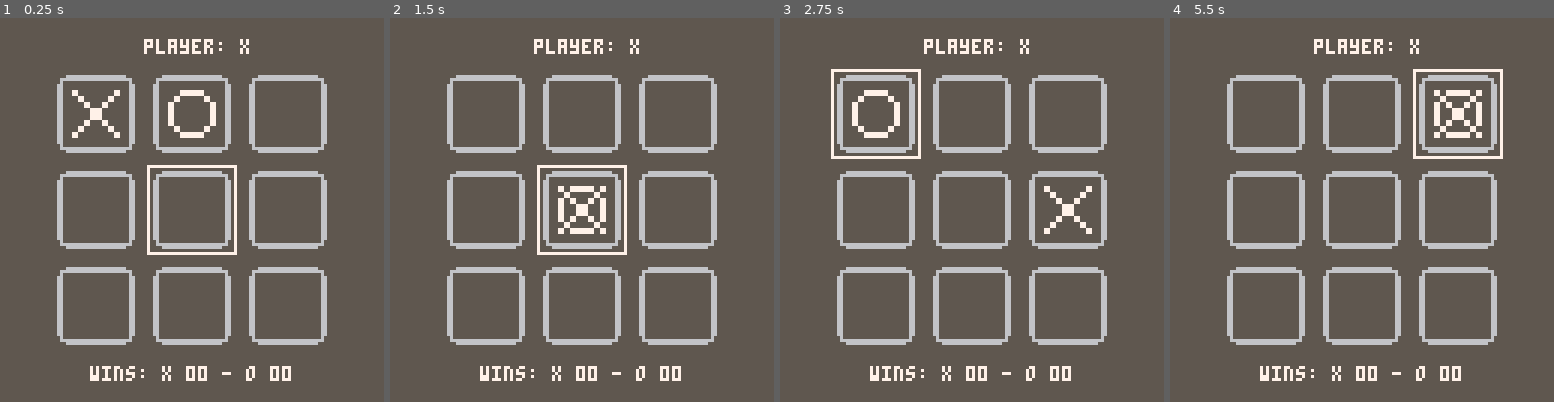
Above: before the commit, frames 1-4 (left to right).
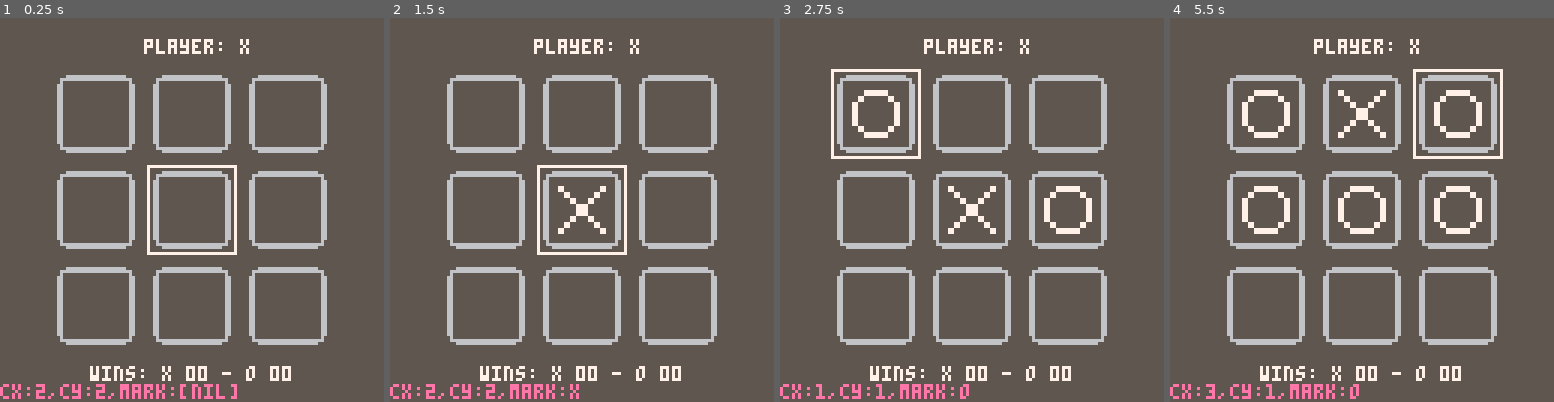
Above: after the commit, the same moments.

Repository: apa64/try-pico8
Game: PICO-8 cartridge tictactoe1.p8
Same seed, same stepped clock (60 frames per second), same inputs: the game is played once before the commit and once after it.
Inputs:
- Up to frame 1 (0.25 s): no input
- Up to frame 2 (1.5 s): tap X (X key) at 0.33, 1.07 s; tap O (Z key) at 0.7 s
- Up to frame 3 (2.75 s): hold Right 1.6-2.1 s; tap O (Z key) at 1.7, 2.1, 2.5 s; tap X (X key) at 1.85 s; hold Up 2.15-2.42 s; hold Right from 2.47 s (still down)
- Up to frame 4 (5.5 s): tap O (Z key) every 0.4 s from 2.9 to 5.3 s; tap X (X key) at 2.97, 4.08, 5.2 s; release Right at 3.03 s; hold Left 3.08-3.58 s; hold Down 3.63-3.97 s; hold Right 4.02-4.68 s; hold Up 4.73-5.03 s; hold Left from 5.08 s (still down)

The runs differ from the first frame. In frame 1, 1.8% of the frame differs, in the area x 0-62%, y 18-100%; in frame 2, 1.1%; in frame 3, 1.8%; in frame 4, 3.4%, in the area x 0-82%, y 18-100%.

Commit message:
game field table and movement done

Diff:
--- a/tictactoe1.p8
+++ b/tictactoe1.p8
@@ -6,7 +6,7 @@
 
 -- todo:
 -- title screen with instructions
--- 3x3 playing field cell matrix table
+-- function(s) to manage the field
 -- game state:
 --   select_cell
 --     --> check_valid
@@ -14,79 +14,110 @@
 --     --> change_player
 --       --> select_cell
 
--- cells:
+-- cursor cell
+local cursor_x = 2
+local cursor_y = 2
+
+-- width/height of a cell
+local cell_width = 32
+-- playing field
+local field = {}
+-- field coords
 -- 16,16 48,16 80,16
 -- 16,48 48,48 80,48
 -- 16,80 48,80 80,80
--- sprite x: 56,0
--- sprite o: 64,0
-
-cell_width = 32
-o_screen_x = 48
-o_screen_y = 16
-x_screen_x = 16
-x_screen_y = 16
+-- top right of first cell
+local field_x0 = 16
+local field_y0 = 16
+-- top right of last cell
+local field_x1 = field_x0 + 2*cell_width
+local field_y1 = field_y0 + 2*cell_width
 
 function _init()
-  selected_x = 1
-  selected_y = 1
-end
-
-function _update()
-  if btnp(0) then
-    selected_x = (selected_x - 1) % 3
-  end
-  if btnp(1) then
-    selected_x = (selected_x + 1) % 3
-  end
-  if btnp(2) then
-    selected_y = (selected_y - 1) % 3
-  end
-  if btnp(3) then
-    selected_y = (selected_y + 1) % 3
-  end
-  selected_screen_x = 16 + selected_x*cell_width
-  selected_screen_y = 16 + selected_y*cell_width
-  if (btnp(4)) then
-    o_screen_x = selected_screen_x
-    o_screen_y = selected_screen_y
-  end
-  if (btnp(5)) then
-    x_screen_x = selected_screen_x
-    x_screen_y = selected_screen_y
+  -- init 3x3 field with coords
+  for x = field_y0, field_y1, cell_width do
+    row = {}
+    for y = field_x0, field_x1, cell_width do
+      local cell = {}
+      cell.x = x
+      cell.y = y
+      cell.mark = nil -- nil, x, o
+      add(row, cell)
+    end
+    add(field, row)
   end
 end
 
+-->8
+-- ###################### update
+
+function _update()
+  -- move cursor
+  if btnp(0) then
+    cursor_x = (cursor_x - 1) % 4
+    if (cursor_x == 0) cursor_x = 3
+  end
+  if btnp(1) then
+    cursor_x = (cursor_x + 1) % 4
+    if (cursor_x == 0) cursor_x = 1
+  end
+  if btnp(2) then
+    cursor_y = (cursor_y - 1) % 4
+    if (cursor_y == 0) cursor_y = 3
+  end
+  if btnp(3) then
+    cursor_y = (cursor_y + 1) % 4
+    if (cursor_y == 0) cursor_y = 1
+  end
+  -- select the coords under box
+  if (btnp(4)) then
+    field[cursor_x][cursor_y]["mark"] = "o"
+  end
+  if (btnp(5)) then
+    field[cursor_x][cursor_y]["mark"] = "x"
+  end
+end
+
+-->8
+-- ######################## draw
+
 function _draw()
   cls(5)
+  -- playing field
   map(0, 0, 16, 16, 12, 12)
+  -- ui texts
   print("player: x", 48, 7, 7)
   print("wins: x 00 - o 00", 30, 116, 7)
-  sspr(56, 0, 8, 8, x_screen_x + 8, x_screen_y + 8, 16, 16)
-  sspr(64, 0, 8, 8, o_screen_x + 8, o_screen_y + 8, 16, 16)
 
-  rect(selected_screen_x + 1,selected_screen_y + 1, selected_screen_x + cell_width - 2, selected_screen_y + cell_width - 2, 7)
-
+  draw_field()
+  draw_cursor()
+  -- debug
+  print("cx:"..cursor_x..",cy:"..cursor_y..",mark:"..tostr(field[cursor_x][cursor_y]["mark"]), 0, 122, 14)
 end
 
-function draw_cell(x, y)
-  local s = {}
-s.cor_x = 8
-s.cor_y = 0
-s.hor_x = 16
-s.hor_y = 0
-s.ver_x = 24
-s.ver_y = 0
+-- draws the cursor box
+function draw_cursor()
+  -- current cell x,y
+  local x = field[cursor_x][cursor_y]["x"]
+  local y = field[cursor_x][cursor_y]["y"]
+  rect(x + 1, y + 1, x + cell_width - 2, y + cell_width - 2, 7)
+end
 
-  sspr(s.cor_x, s.cor_y, 8, 8,  0*x,  0*y, 8, 8)
-  sspr(s.hor_x, s.hor_y, 8, 8,  8*x,  0, 8, 8)
-  sspr(s.cor_x, s.cor_y, 8, 8, 16*x,  0, 8, 8, true)
-  sspr(s.ver_x, s.ver_y, 8, 8,  0*x,  8, 8, 8)
-  sspr(s.ver_x, s.ver_y, 8, 8, 16*x,  8, 8, 8, true)
-  sspr(s.cor_x, s.cor_y, 8, 8,  0*x, 16, 8, 8, false, true)
-  sspr(s.hor_x, s.hor_y, 8, 8,  8*x, 16, 8, 8, false, true)
-  sspr(s.cor_x, s.cor_y, 8, 8, 16*x, 16, 8, 8, true, true)
+function draw_field()
+  foreach(field, function(row)
+    foreach(row, function(cell)
+      if (cell.mark == "x") then
+        -- sprite x: 56,0
+        sspr(56, 0, 8, 8, cell.x + 8, cell.y + 8, 16, 16)
+      elseif (cell.mark == "o") then
+        -- sprite o: 64,0
+        sspr(64, 0, 8, 8, cell.x + 8, cell.y + 8, 16, 16)
+      end
+    end)
+  end
+  )
 end
+
 __gfx__
 00000000000000000000000000066000000000000006600000066000700000070077770000000000000000000000000000000000000000000000000000000000
 00000000000000000000000000066000000000000006600000066000070000700700007000000000000000000000000000000000000000000000000000000000
